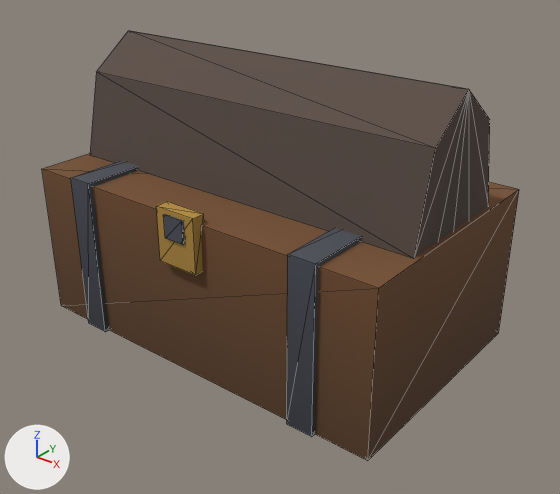
An edit to the glTF model data/model/locked_chest.glb, drawn before and after from the same camera.
Both versions are drawn from a camera (50 mm lens) standing at (1.017, -1.246, 0.971) and looking at (0.054, -0.041, 0.224). Every picture has the same lights, and +X, +Y and +Z are marked at lower left. The older version comes first. Mesh edges are drawn as thin lines. Vertices at exactly the same position are counted once.

Script lines for the objects in view, before the commit:
```python
me_mesh_0 = bpy.data.meshes.new('Mesh_0')
me_mesh_0.from_pydata(...)  # 58 vertices, 88 faces; spans x -0.45..0.45, y -0.305..0.29, z 0.0..0.63
me_mesh_0.materials.append(mat_material_0)  # picture img_image_0
ob_mesh_0 = bpy.data.objects.new('Mesh_0', me_mesh_0)
ob_mesh_0.location = (0.0, 0.0, 0.0)
```
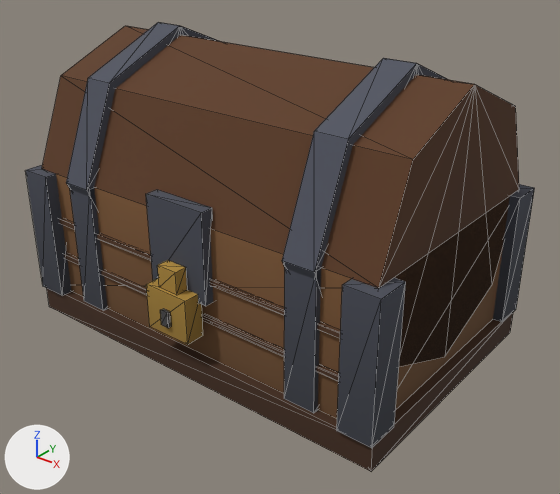
Location of each change, (x1, y1, x2, y2) in pixels of the pictures (560 x 494 px; the box of a moved part takes in the faces that stretch with it):
'Mesh_0', reshaped (7% wider)
    before: (42, 30, 519, 461)
    after: (25, 22, 534, 472)
part 1 of me_mesh_0, added (brown)
    after: (47, 288, 513, 472)
part 2 of me_mesh_0, added (mostly hidden)
    after: (64, 253, 339, 381)
part 3 of me_mesh_0, added (mostly hidden)
    after: (59, 218, 340, 339)
part 4 of me_mesh_0, added
    after: (70, 189, 108, 311)
part 5 of me_mesh_0, moved or reshaped
    before: (90, 30, 490, 259)
    after: (66, 22, 221, 206)
part 6 of me_mesh_0, added
    after: (284, 269, 321, 413)
part 7 of me_mesh_0, added
    after: (282, 58, 448, 292)
part 8 of me_mesh_0, added
    after: (25, 165, 71, 295)
part 9 of me_mesh_0, added
    after: (493, 184, 534, 322)
part 10 of me_mesh_0, added
    after: (337, 278, 406, 448)
part 11 of me_mesh_0, added
    after: (146, 190, 213, 306)
part 12 of me_mesh_0, added (brown)
    after: (146, 278, 203, 345)
part 13 of me_mesh_0, moved or reshaped
    before: (163, 214, 185, 245)
    after: (158, 260, 187, 295)
part 14 of me_mesh_0, added
    after: (160, 309, 171, 328)
part 15 of me_mesh_0, deleted
    before: (287, 228, 362, 437)
part 16 of me_mesh_0, deleted (brown)
    before: (156, 202, 204, 275)
part 17 of me_mesh_0, deleted
    before: (71, 161, 139, 332)
part 18 of me_mesh_0, built on
    before: (42, 169, 519, 461)
    after: (42, 26, 519, 419)
part 19 of me_mesh_0, surface changed (brown)
    before: (43, 154, 519, 288)

Patch to the scene script:
```diff
--- a/data/model/locked_chest.glb.py
+++ b/data/model/locked_chest.glb.py
@@ me_mesh_0 @@
 # used by ob_mesh_0; location = (0.0, 0.0, 0.0)
-me_mesh_0.from_pydata(...)  # 58 vertices, 88 faces; spans x -0.45..0.45, y -0.305..0.29, z 0.0..0.63
+me_mesh_0.from_pydata(...)  # 178 vertices, 276 faces; spans x -0.472..0.472, y -0.345..0.308, z 0.0..0.66
+# me_mesh_0 part 1: a new loose piece, a box spanning x -0.47..0.47, y -0.3..0.3, z 0.0..0.06, in mat_material_0 (picture img_image_0)
+# me_mesh_0 part 2: a new loose piece, a box spanning x -0.45..0.45, y -0.287..-0.277, z 0.15..0.162, in mat_material_0 (picture img_image_0)
+# me_mesh_0 part 3: a new loose piece, a box spanning x -0.45..0.45, y -0.287..-0.277, z 0.24..0.252, in mat_material_0 (picture img_image_0)
+# me_mesh_0 part 4: a new loose piece, a box spanning x -0.335..-0.265, y -0.292..0.292, z 0.06..0.36, in mat_material_0 (picture img_image_0)
+# me_mesh_0 part 5: the loose piece of 18 vertices spanning x -0.44..0.44, y -0.15..0.15, z 0.09..0.63 is scaled about its middle by (0.0795, 2, 1.11), then moved by (-0.3, 0.0, 0.0)
+# me_mesh_0 part 6: a new loose piece, a box spanning x 0.265..0.335, y -0.292..0.292, z 0.06..0.36, in mat_material_0 (picture img_image_0)
+# me_mesh_0 part 7: the loose piece of 18 vertices spanning x -0.44..0.44, y -0.15..0.15, z 0.09..0.63 is copied, and the copy is scaled about its middle by (0.0795, 2, 1.11), then moved by (0.3, 0.0, 0.0); it spans x 0.265..0.335, y -0.3..0.3, z 0.06..0.66
+# me_mesh_0 part 8: a new loose piece, a box spanning x -0.472..-0.398, y -0.308..-0.233, z 0.06..0.36, in mat_material_0 (picture img_image_0)
+# me_mesh_0 part 9: a new loose piece, a box spanning x 0.398..0.472, y 0.233..0.308, z 0.06..0.36, in mat_material_0 (picture img_image_0)
+# me_mesh_0 part 10: a new loose piece, a box spanning x 0.398..0.472, y -0.308..-0.233, z 0.06..0.36, in mat_material_0 (picture img_image_0)
+# me_mesh_0 part 11: a new loose piece, a box spanning x -0.075..0.075, y -0.302..-0.272, z 0.2..0.4, in mat_material_0 (picture img_image_0)
+# me_mesh_0 part 12: a new loose piece, a box spanning x -0.055..0.055, y -0.338..-0.292, z 0.12..0.22, in mat_material_0 (picture img_image_0)
+# me_mesh_0 part 13: the loose piece of 8 vertices spanning x -0.025..0.025, y -0.305..-0.275, z 0.32..0.37 is moved by (0.0, -0.025, -0.1)
+# me_mesh_0 part 14: a new loose piece, a box spanning x -0.01..0.01, y -0.345..-0.335, z 0.145..0.18, in mat_material_0 (picture img_image_0)
+# me_mesh_0 part 15: the loose piece of 8 vertices spanning x 0.27..0.33, y -0.29..0.29, z 0.0..0.37 is deleted
+# me_mesh_0 part 16: the loose piece of 8 vertices spanning x -0.05..0.05, y -0.3..-0.27, z 0.26..0.38 is deleted
+# me_mesh_0 part 17: the loose piece of 8 vertices spanning x -0.33..-0.27, y -0.29..0.29, z 0.0..0.37 is deleted
+# me_mesh_0 part 18: 4 vertices removed from x -0.45..0.45, y -0.28..0.28, z 0.0; 18 vertices added at x -0.45..0.45, y -0.28..0.28, z 0.06..0.64
+# me_mesh_0 part 19: 2 kept faces spanning x -0.45..0.45, y -0.28..0.28, z 0.36 get new texture (UV) coordinates
+# other edits to the shape of me_mesh_0 do not show in these pictures
 me_mesh_0.materials.append(mat_material_0)
```
